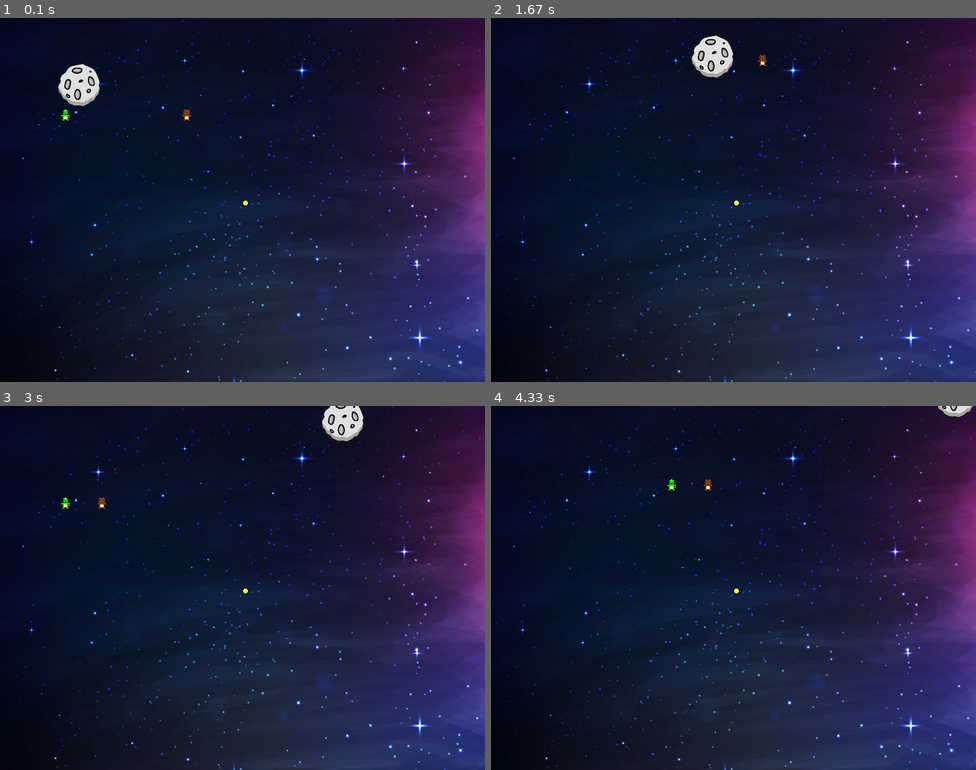
Above: before the commit, frames 1-4 (two rows, left to right).
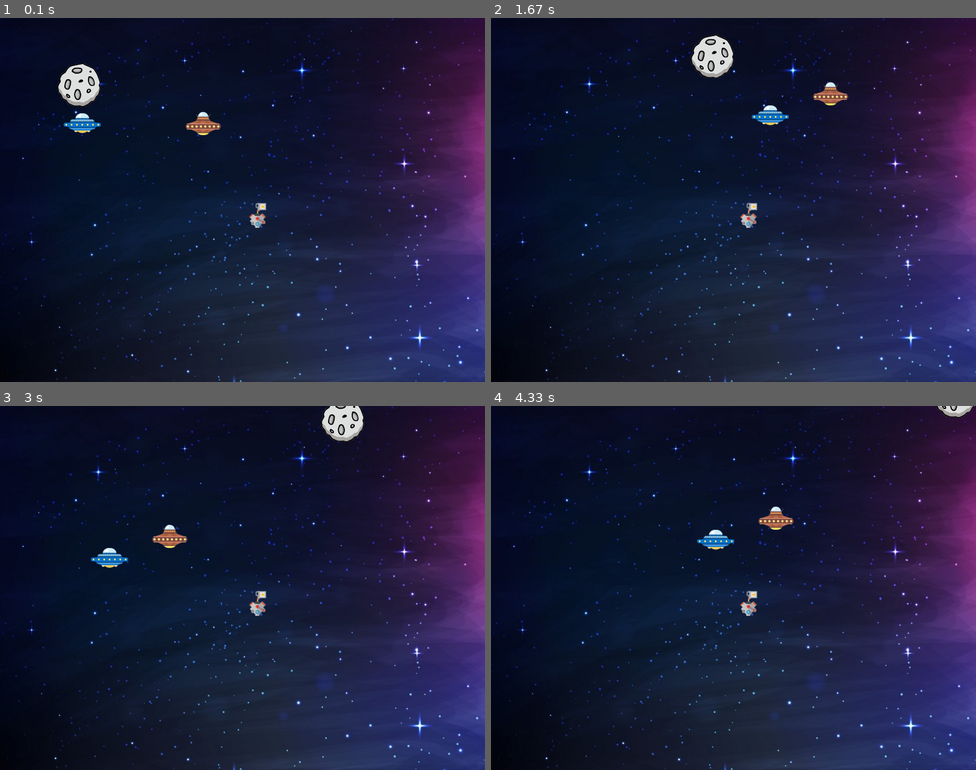
Above: after the commit, the same moments.

Repository: xu3cl40122/python_project
Game: pygame game, started from turtle/main.py
Two runs of this game, one before a commit and one after it. Both use one fixed random seed, a clock stepped at 60 frames per second and the inputs below.
Inputs:
- Up to frame 1 (0.1 s): no input
- Up to frame 2 (1.67 s): hold Right 0.33-0.8 s; hold Up 0.83-1.13 s; hold W 0.83-1.13 s; hold Right 1.17-1.63 s; hold D 1.17-1.63 s
- Up to frame 3 (3 s): hold Left 1.67-2.2 s; hold A 1.67-2.2 s; hold Down 2.23-2.53 s; hold S 2.23-2.53 s; hold Left 2.57-2.97 s; hold A 2.57-2.97 s
- Up to frame 4 (4.33 s): hold Up 3-3.37 s; hold W 3-3.37 s; hold Right 3.4-4.03 s; hold D 3.4-4.03 s; hold Down from 4.07 s (still down); hold S from 4.07 s (still down)

The runs differ from the first frame. In frame 1, 0.8% of the frame differs, in the area x 12-55%, y 25-58%; in frame 2, 0.7%; in frame 3, 0.8%; in frame 4, 0.8%.

Commit message:
chandeImg

Diff:
--- a/turtle/main.py
+++ b/turtle/main.py
@@ -25,6 +25,8 @@
     p1.checkCollisionCoin(coin)
     p2.checkCollisionCoin(coin)
     p1.checkCollideOther(p2)
+    p1.checkCollideRock(rock)
+    p2.checkCollideRock(rock)
     rock.move()
     p1.blit_me(screen)
     p2.blit_me(screen)
--- a/turtle/object.py
+++ b/turtle/object.py
@@ -41,7 +41,6 @@
                 self.rect.left += self.speed
             else:
                 self.rect.left = self.bgWidth
-        print(self.rect.left,self.rect.top)
     def checkCollisionCoin(self,coin) :
         if pygame.sprite.collide_mask(self, coin):
             self.score += 1
@@ -56,7 +55,13 @@
             self.rect.top += yDiff*2
             other.rect.left -= xDiff*2
             other.rect.top -= yDiff*2
-
+    def checkCollideRock(self,other):
+        if pygame.sprite.collide_mask(self, other):
+            self.score -=1
+            xDiff = self.rect.left - other.rect.left
+            yDiff = self.rect.top - other.rect.top
+            self.rect.left += xDiff*1
+            self.rect.top += yDiff*1
 class Object():
     def __init__(self, pic, x, y):
         self.canvas = pygame.image.load(pic)
Binary file changed: turtle/Asset1_ball/coin.png
Binary file changed: turtle/Asset1_ball/sprite1.png
Binary file changed: turtle/Asset1_ball/sprite2.png
